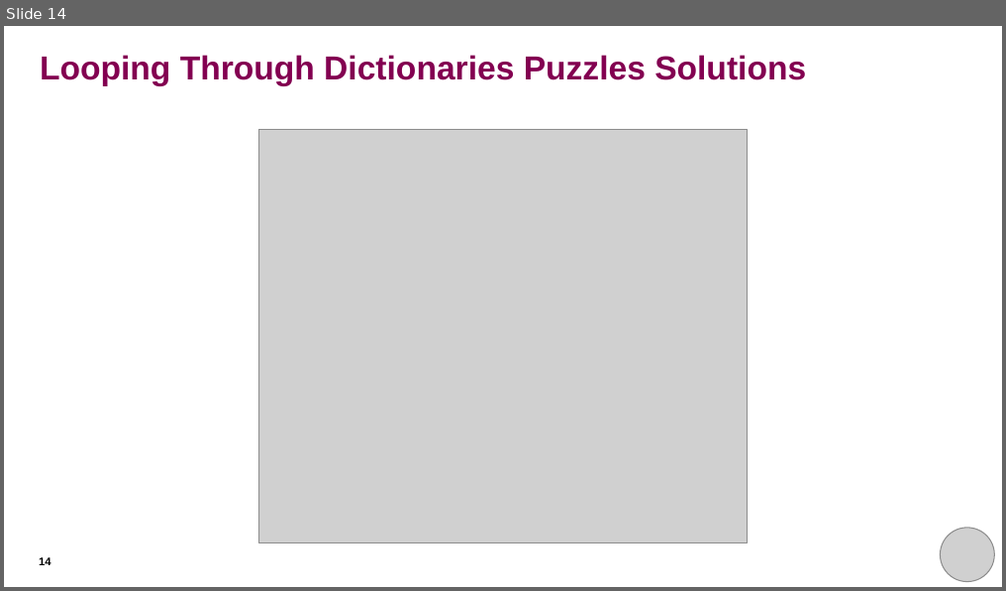
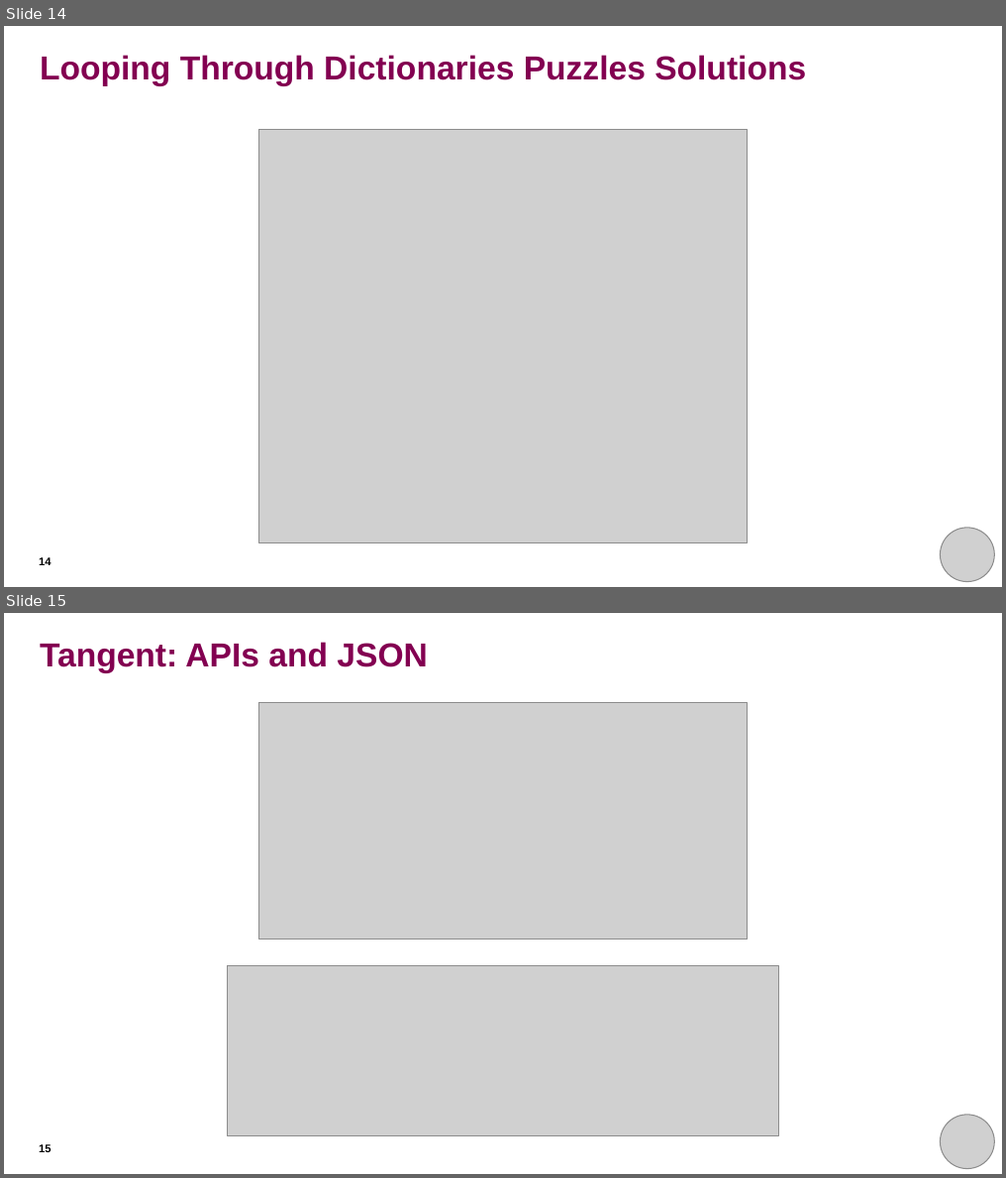
Before and after one commit to THargreaves/beginners-python, a slide deck: session_seven/session_seven_presentation.pptx. Shown one above the other, each under a label of ours: slide 14 before the commit, slides 14 and 15 after it. The pictures are 1006x591 and 1006x1178 pixels, drawn with LibreOffice and Linux fonts; fonts in the diff are those of the drawing; grey boxes stand for pictures; background and template pictures are left out. Boxes give left, top, right and bottom in pixels: in the first picture for what was removed or moved away, otherwise in the second. Text is boxed around its words. In the diff, an @@ line names an element or a change of style, - is before the commit and + after.

```diff
--- a/session_seven/session_seven_presentation.pptx
+++ b/session_seven/session_seven_presentation.pptx
@@ slide 15 added at (x1=4, y1=613, x2=1002, y2=1174), background #FFFFFF @@
@@ title added at (x1=40, y1=642, x2=427, y2=673), 24 pt, text #830051, bold @@
+Tangent: APIs and JSON
@@ picture added at (x1=258, y1=703, x2=747, y2=940) @@
@@ picture added at (x1=228, y1=966, x2=778, y2=1137) @@
@@ picture added at (x1=941, y1=1115, x2=994, y2=1168) @@
@@ page number added at (x1=39, y1=1145, x2=51, y2=1153), 8 pt, text #000000, bold @@
+15
```
